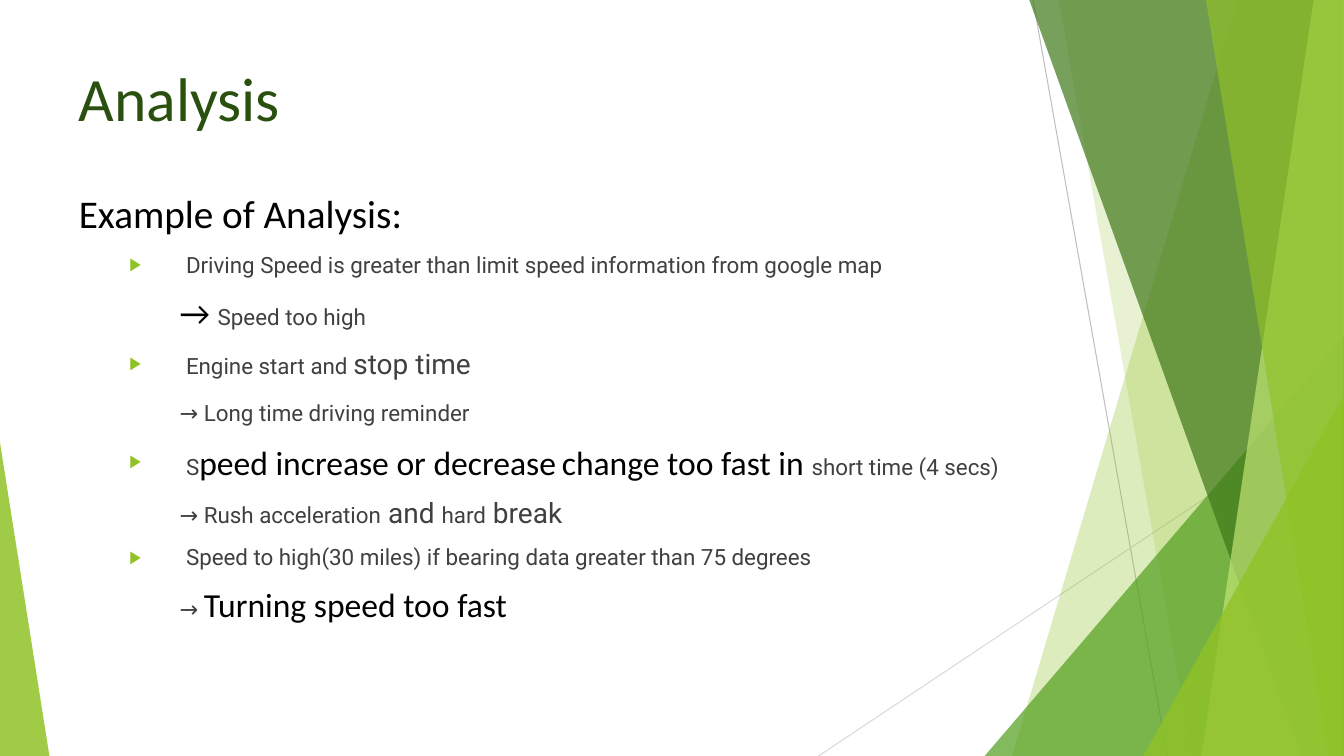
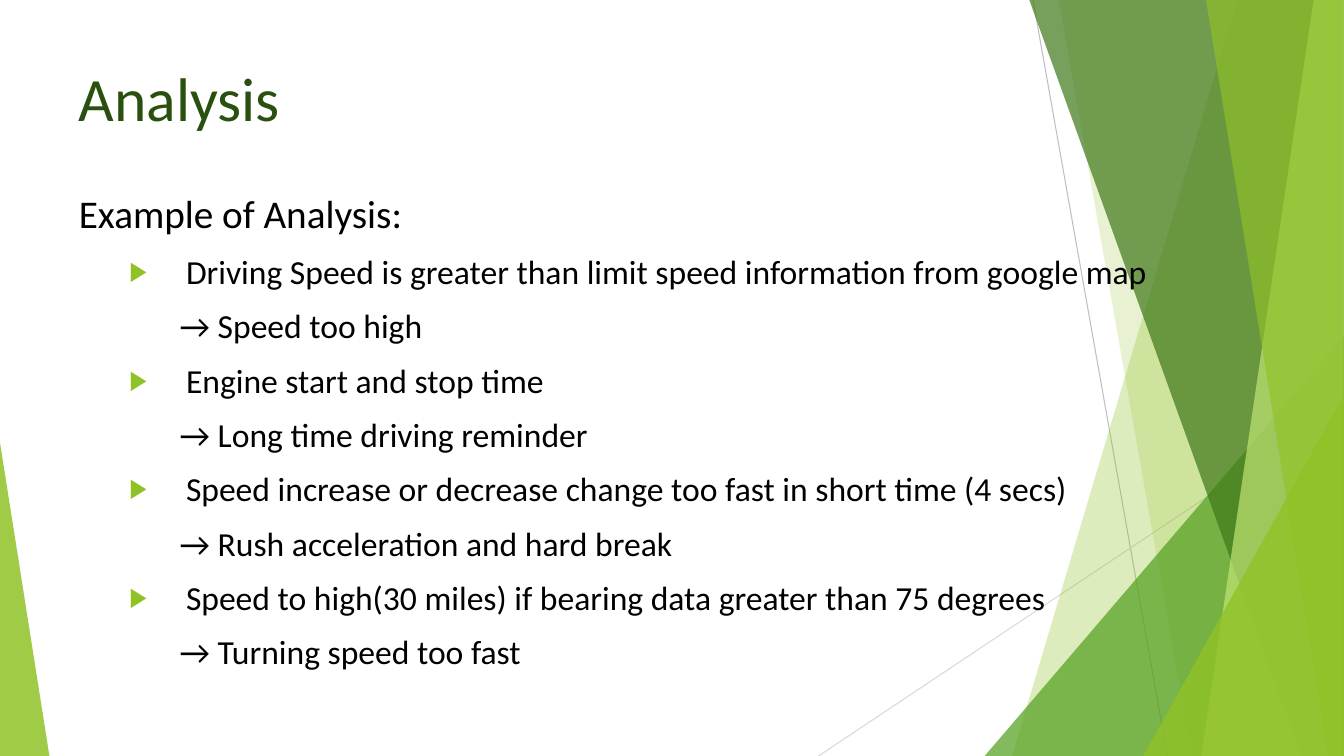
Before and after one commit to uml-ubicomp-2016-spring/ubicomp16-Driving-Behavior-Analysis, a slide deck: slide 5 of docs/ubicomp.pptx. Drawn at 1344x756 pixels with LibreOffice and Linux fonts; fonts in the diff are those of the drawing. Boxes give left, top, right and bottom in pixels: in the first picture for what was removed or moved away, otherwise in the second. Text is boxed around its words. In the diff, an @@ line names an element or a change of style, - is before the commit and + after.

```diff
--- a/docs/ubicomp.pptx
+++ b/docs/ubicomp.pptx
@@ text at bbox=[186, 257, 1147, 670]: size 16 to 24 pt in "Driving Speed is greater than limit speed ...", "Speed too high", "Engine start and", "→ Long time driving reminder" and 4 more places; font Roboto to Calibri, text colour #404040 to #000000 in "Driving Speed is greater than limit speed ...", "Speed too high", "Engine start and stop time", "→ Long time driving reminder" and 4 more places; size 20 to 24 pt in "stop time", "and break" @@
```
Also in this commit, not shown: 2 other slides changed.
